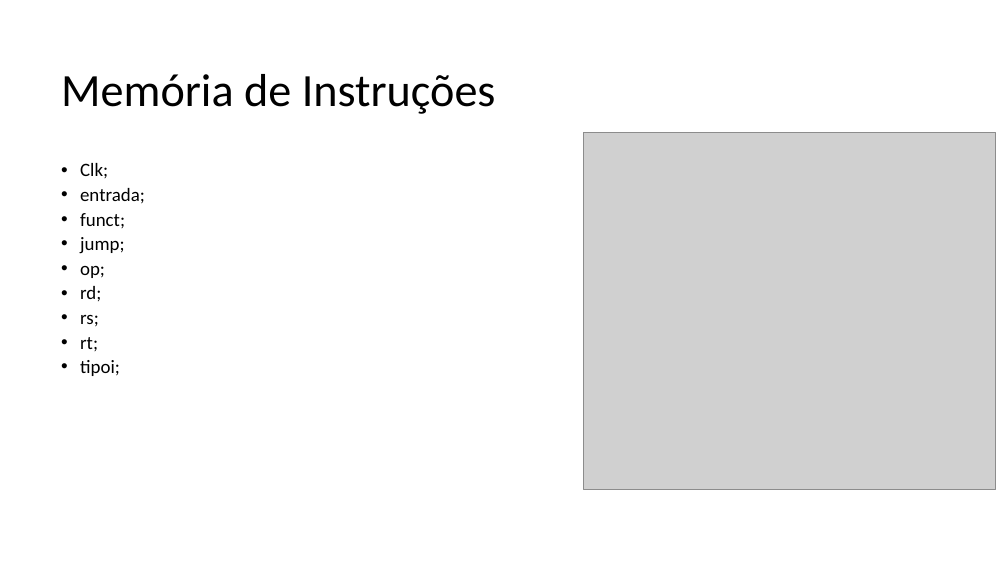
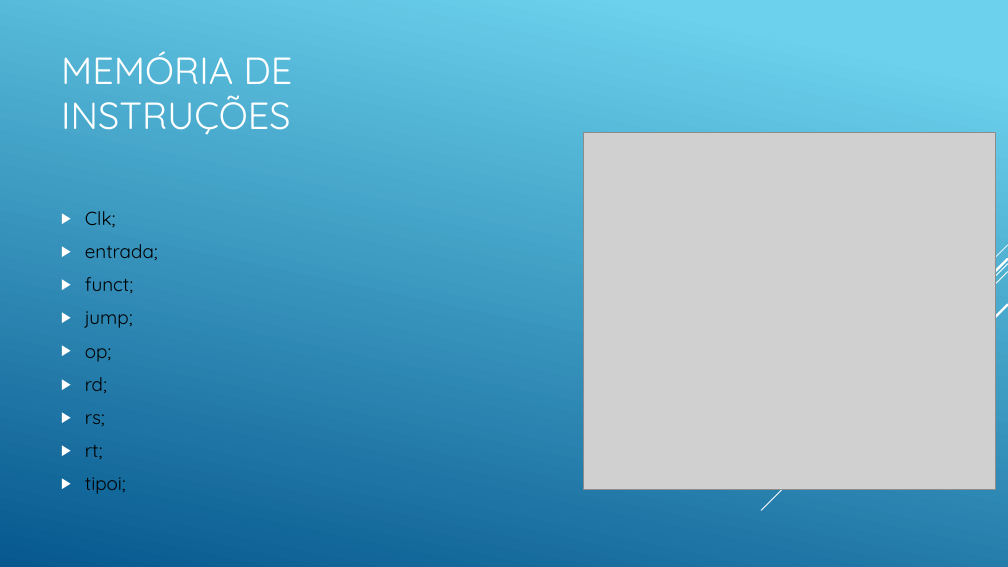
Before and after one commit to Tarlison/Projeto_Final_AOC_2018.2, a slide deck: slide 10 of Processador Uniciclo 16 bits.pptx. Drawn at 1008x567 pixels with LibreOffice and Linux fonts; fonts in the diff are those of the drawing; grey boxes stand for pictures. Boxes give left, top, right and bottom in pixels: in the first picture for what was removed or moved away, otherwise in the second. Text is boxed around its words. In the diff, an @@ line names an element or a change of style, - is before the commit and + after.

```diff
--- a/Processador Uniciclo 16 bits.pptx
+++ b/Processador Uniciclo 16 bits.pptx
@@ background #FFFFFF to gradient #6ED2EB to #06588E @@
@@ title at [61, 51, 293, 135]: text changed; size 44 to 36 pt; font Calibri to Quicksand; text colour #000000 to #FFFFFF @@
-Memória de Instruções
+MEMÓRIA DE INSTRUÇÕES
@@ text "Clk;" at [85, 211, 158, 494]: font Calibri to Quicksand; bullet • to ▶; line spacing 0.9 to 1; more space between paragraphs; vertical alignment top to middle @@
@@ group added at [761, 245, 1008, 510]: 5 lines @@
```
Also in this commit, not shown: 14 other slides changed.
